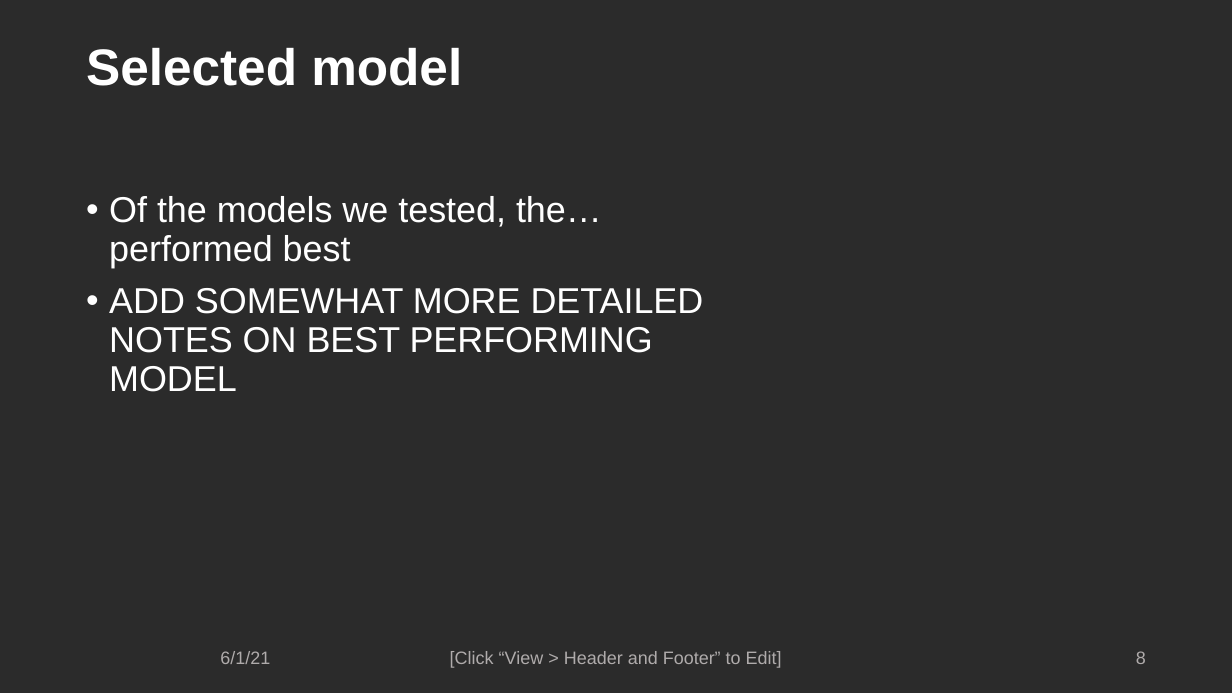
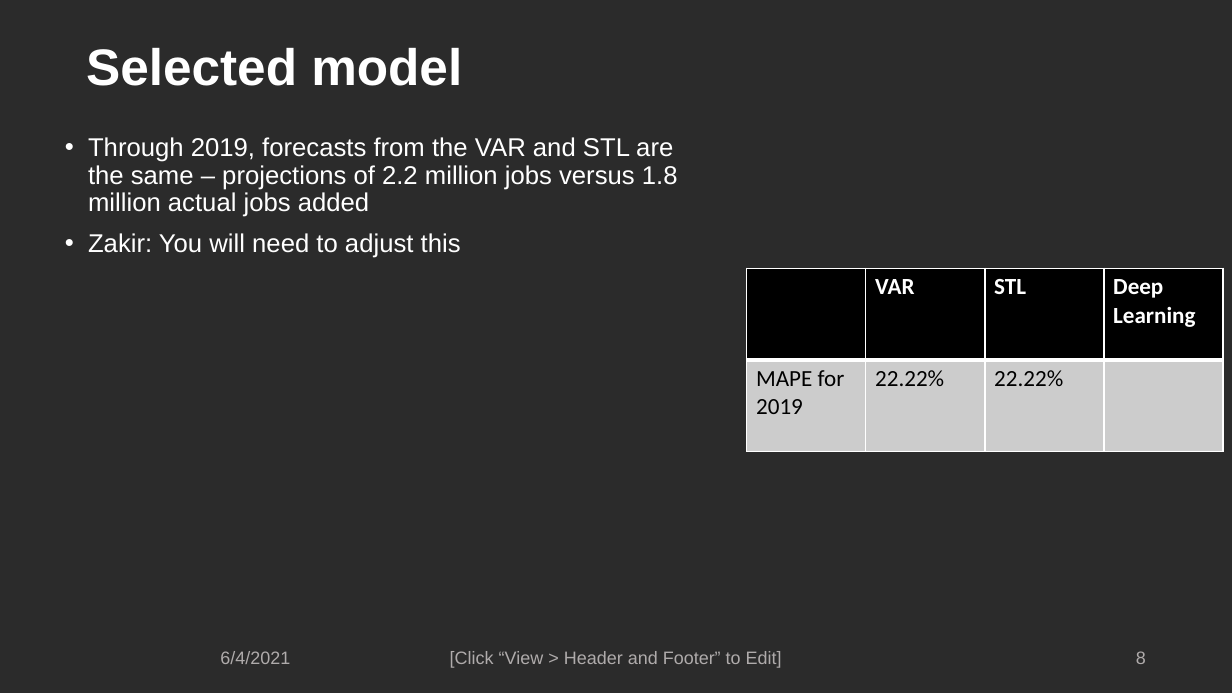
Before and after one commit to co237/forecasting_final, a slide deck: slide 9 of time_series_final_project_group10.pptx. Drawn at 1232x693 pixels with LibreOffice and Linux fonts; fonts in the diff are those of the drawing; background and template pictures are left out; a plain dark background stands for a picture behind light text. Boxes give left, top, right and bottom in pixels: in the first picture for what was removed or moved away, otherwise in the second. Text is boxed around its words. In the diff, an @@ line names an element or a change of style, - is before the commit and + after.

```diff
--- a/time_series_final_project_group10.pptx
+++ b/time_series_final_project_group10.pptx
@@ text at (88,137,678,258): text changed; size 28 to 20 pt @@
-• Of the models we tested, the… performed best
-• ADD SOMEWHAT MORE DETAILED NOTES ON BEST PERFORMING MODEL
+• Through 2019, forecasts from the VAR and STL are the same – projections of 2.2 million jobs versus 1.8 million actual jobs added
+• Zakir: You will need to adjust this
@@ table added at (747,268,1224,452), 2 rows, 4 columns @@
+ | VAR | STL | Deep Learning
+MAPE for 2019 | 22.22% | 22.22% | 
@@ text at (220,651,290,664): text changed @@
-6/1/21
+6/4/2021
```
Also in this commit, not shown: 8 other slides changed, 1 slide added, 1 slide removed.
